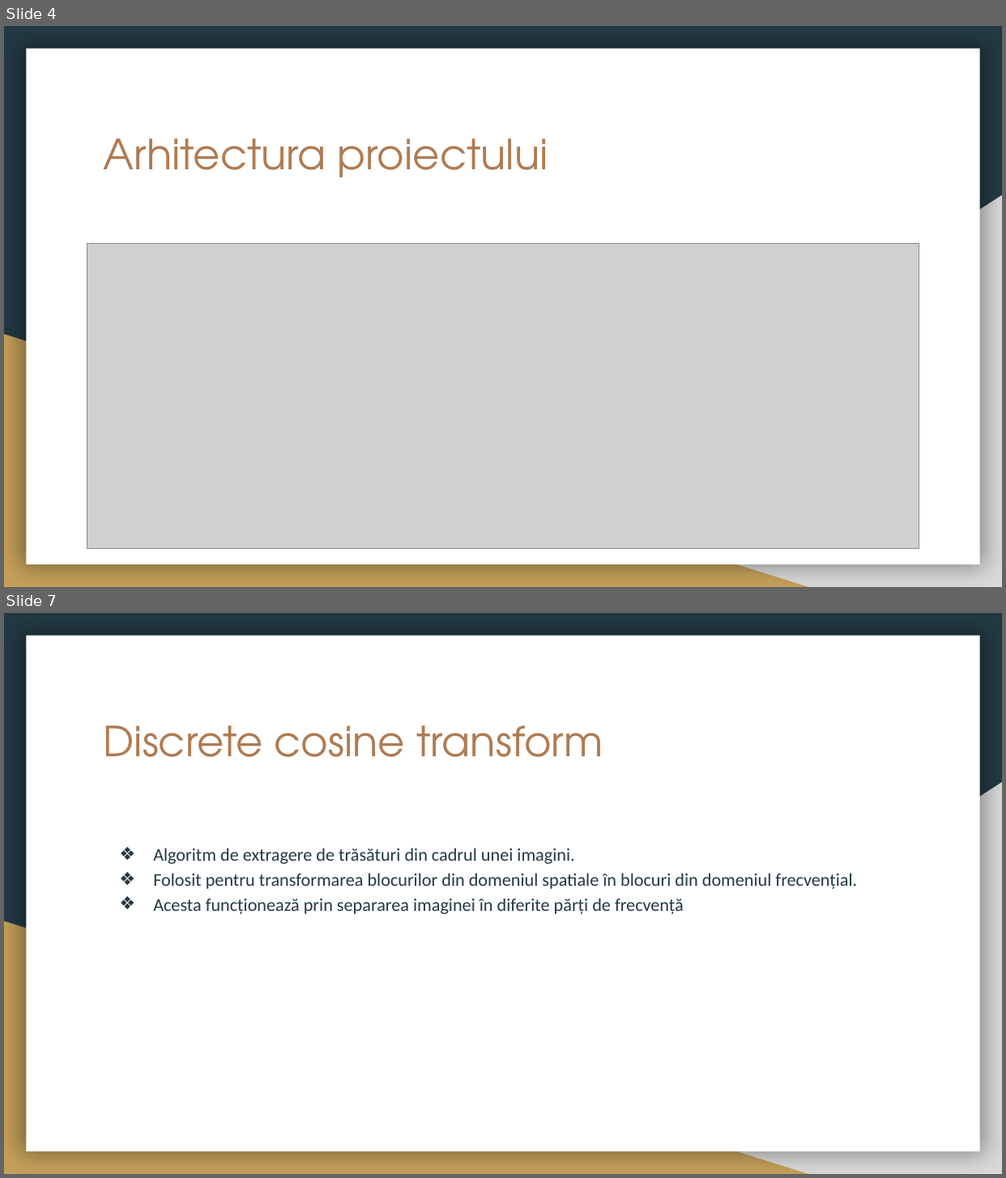
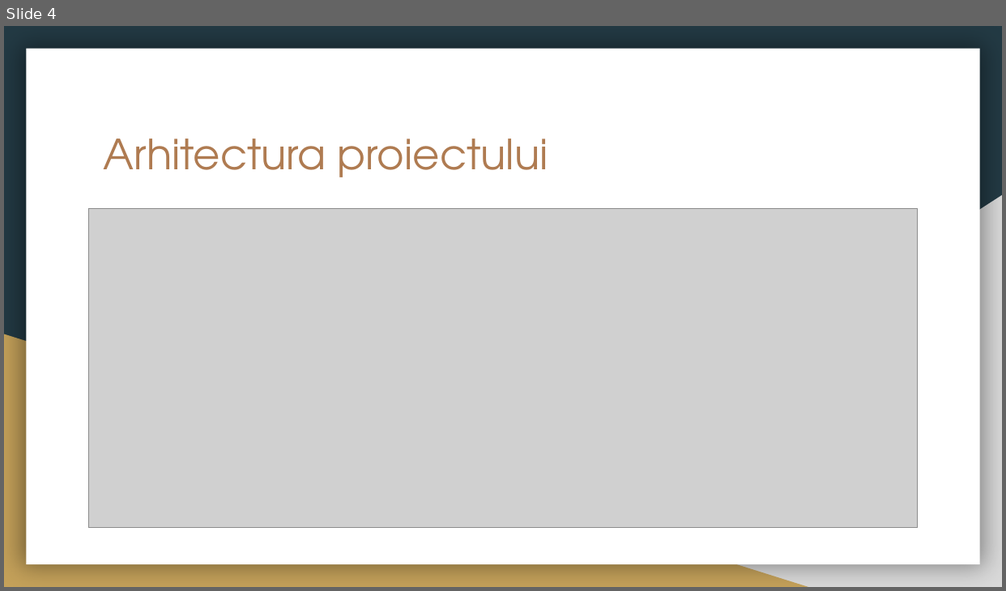
Before and after one commit to CiprianBodnar/BodnarIoanCiprianLicenta2019, a slide deck: Licenta2019BodnarIoanCiprian/Licenta.pptx. Shown one above the other, each under a label of ours: slides 4 and 7 before the commit, slide 4 after it; the slides between them are not shown. The pictures are 1006x1178 and 1006x591 pixels, drawn with LibreOffice and Linux fonts; fonts in the diff are those of the drawing; grey boxes stand for pictures. Boxes give left, top, right and bottom in pixels: in the first picture for what was removed or moved away, otherwise in the second. Text is boxed around its words. In the diff, an @@ line names an element or a change of style, - is before the commit and + after.

```diff
--- a/Licenta2019BodnarIoanCiprian/Licenta.pptx
+++ b/Licenta2019BodnarIoanCiprian/Licenta.pptx
@@ slide 7 removed at <box>4,613,1002,1174</box>, background #233A44; not listed: 3 template elements that a slide beside it also shows @@
@@ title removed at <box>104,726,603,757</box> @@
-Discrete cosine transform
@@ text removed at <box>153,848,857,914</box> @@
-❖ Algoritm de extragere de trăsături din cadrul unei imagini.
-❖ Folosit pentru transformarea blocurilor din domeniul spatiale în blocuri din domeniul frecvențial.
-❖ Acesta funcționează prin separarea imaginei în diferite părți de frecvență
@@ slide 4 changed as well @@
@@ picture: place and size @@
-picture at <box>87,244,918,549</box>
+picture at <box>89,208,917,528</box>
```
Also in this commit, not shown: 4 other slides changed, 8 slides added, 6 other slides removed, 1 other file.
